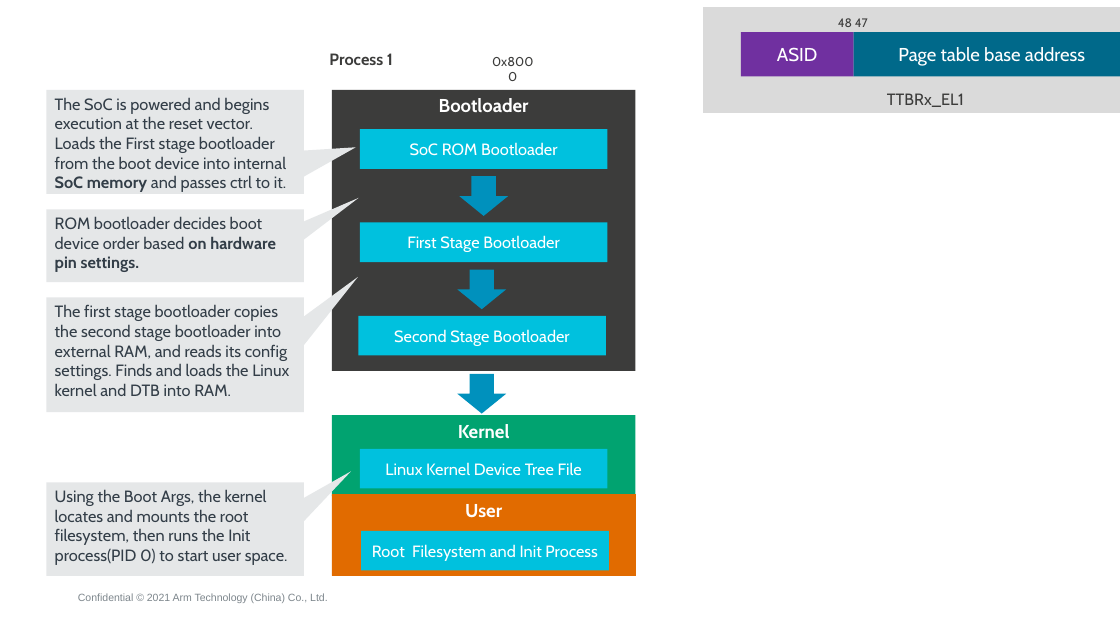
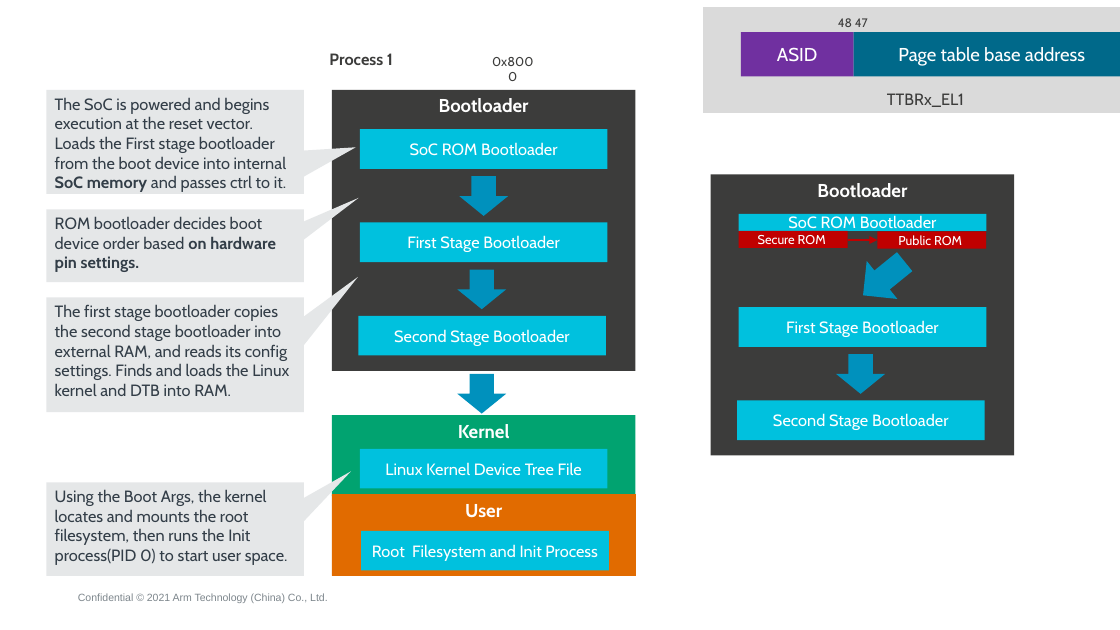
Before and after one commit to carloscn/doclib, a slide deck: slide 11 of ppt/arm/Cache_and_data_coherency_V02.pptx. Drawn at 1120x630 pixels with LibreOffice and Linux fonts; fonts in the diff are those of the drawing; background and template pictures are left out. Boxes give left, top, right and bottom in pixels: in the first picture for what was removed or moved away, otherwise in the second. Text is boxed around its words. In the diff, an @@ line names an element or a change of style, - is before the commit and + after.

```diff
--- a/ppt/arm/Cache_and_data_coherency_V02.pptx
+++ b/ppt/arm/Cache_and_data_coherency_V02.pptx
@@ rectangle added at box(711, 175, 1014, 456), fill #3C3C3B, 16 pt, text #FFFFFF, bold @@
+Bootloader
@@ rectangle added at box(739, 214, 986, 231), fill #00C1DE, 14 pt, text #FFFFFF @@
+SoC ROM Bootloader
@@ rectangle added at box(739, 231, 848, 248), fill #C00000, 11 pt, text #FFFFFF @@
+Secure ROM
@@ rectangle added at box(877, 232, 986, 249), fill #C00000, 11 pt, text #FFFFFF @@
+Public ROM
@@ down arrow added at box(848, 243, 920, 315), fill #0091BD @@
@@ arrow added from (848, 240) to (877, 240), #C00000 2.25 pt @@
@@ rectangle added at box(739, 308, 986, 347), fill #00C1DE, 14 pt, text #FFFFFF @@
+First Stage Bootloader
@@ down arrow added at box(836, 355, 885, 394), fill #0091BD @@
@@ rectangle added at box(737, 401, 985, 440), fill #00C1DE, 14 pt, text #FFFFFF @@
+Second Stage Bootloader
```
Also in this commit, not shown: 2 other files.
